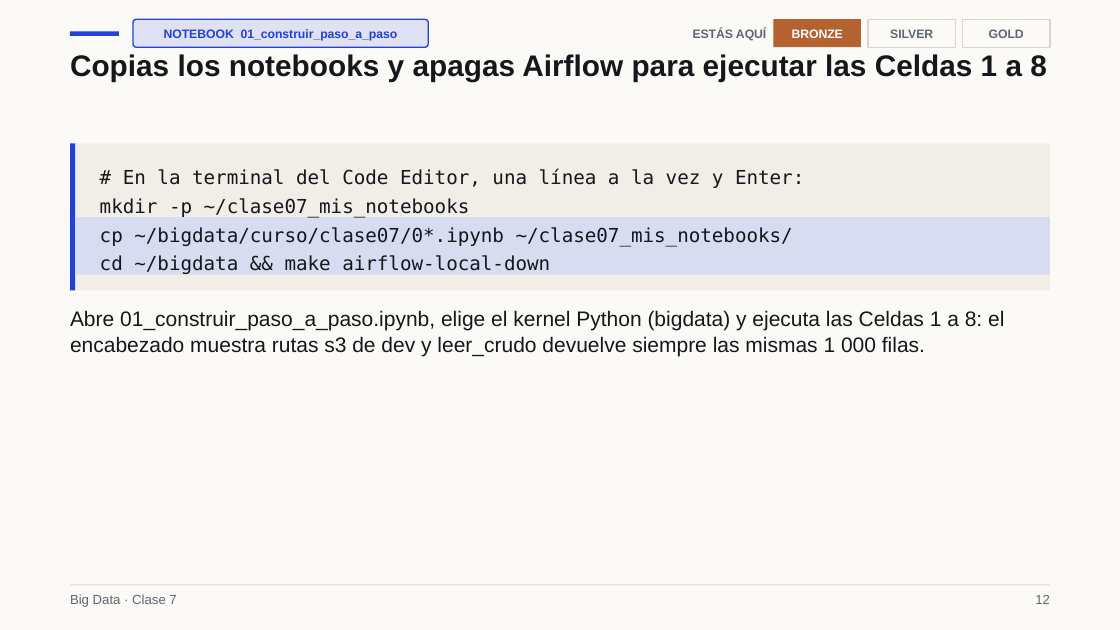
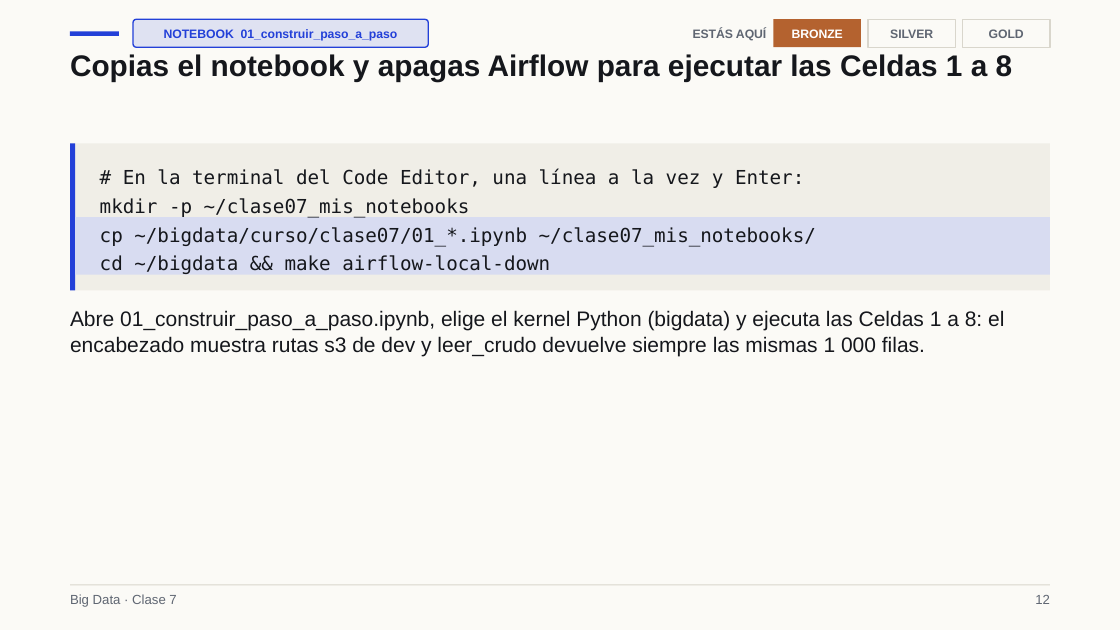
Before and after one commit to Apaezc/bigdata-udem-2026, a slide deck: slide 12 of curso/clase07/deck_corto/slides.pptx. Drawn at 1120x630 pixels with LibreOffice and Linux fonts; fonts in the diff are those of the drawing. Boxes give left, top, right and bottom in pixels: in the first picture for what was removed or moved away, otherwise in the second. Text is boxed around its words. In the diff, an @@ line names an element or a change of style, - is before the commit and + after.

```diff
--- a/curso/clase07/deck_corto/slides.pptx
+++ b/curso/clase07/deck_corto/slides.pptx
@@ text at (x1=70, y1=54, x2=1013, y2=81): text changed @@
-Copias los notebooks y apagas Airflow para ejecutar las Celdas 1 a 8
+Copias el notebook y apagas Airflow para ejecutar las Celdas 1 a 8
@@ text at (x1=100, y1=227, x2=816, y2=246): text changed @@
-cp ~/bigdata/curso/clase07/0*.ipynb ~/clase07_mis_notebooks/
+cp ~/bigdata/curso/clase07/01_*.ipynb ~/clase07_mis_notebooks/
```
Also in this commit, not shown: 4 other slides changed, 1 slide added, 1 slide removed, 17 other files.
